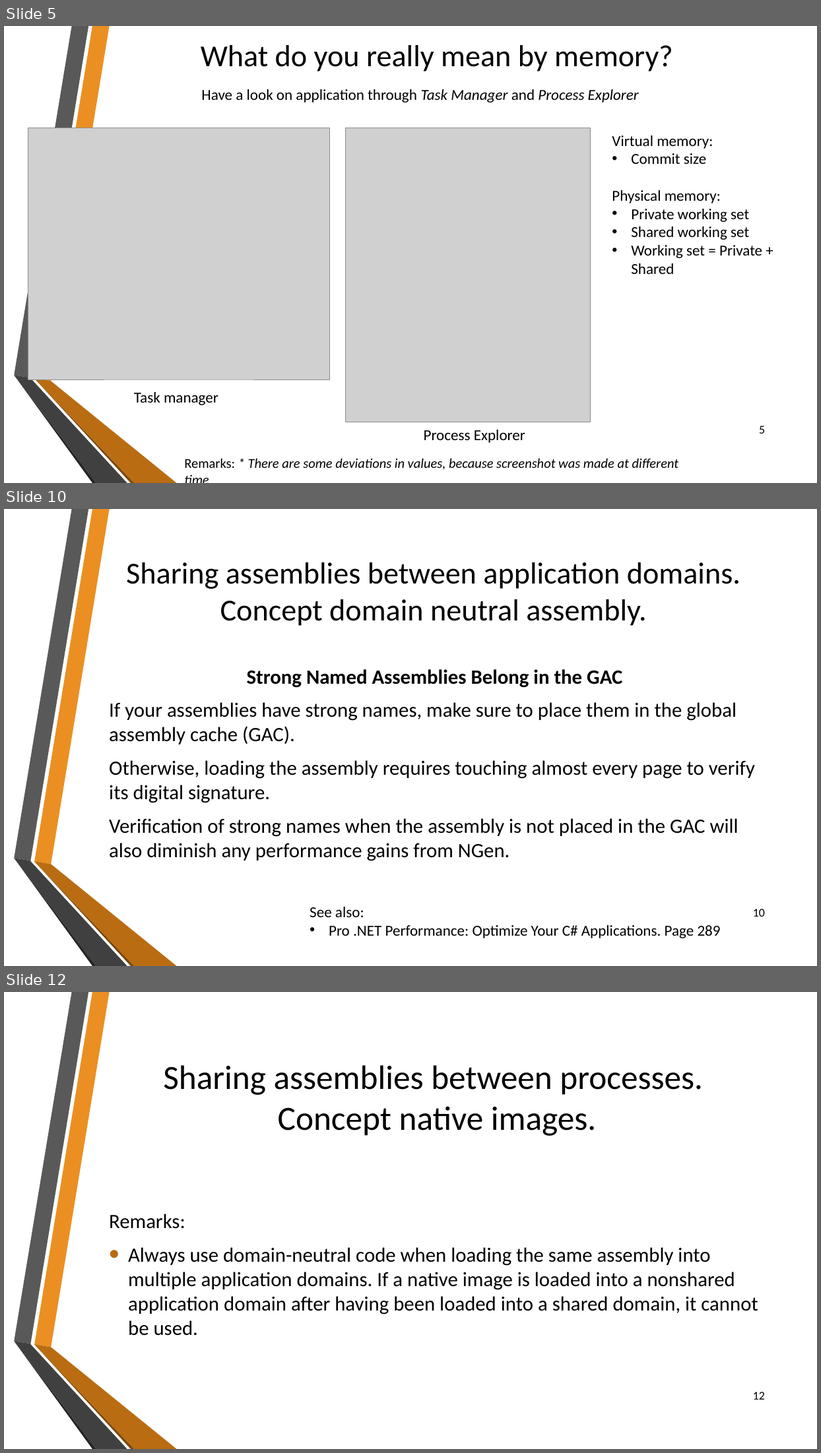
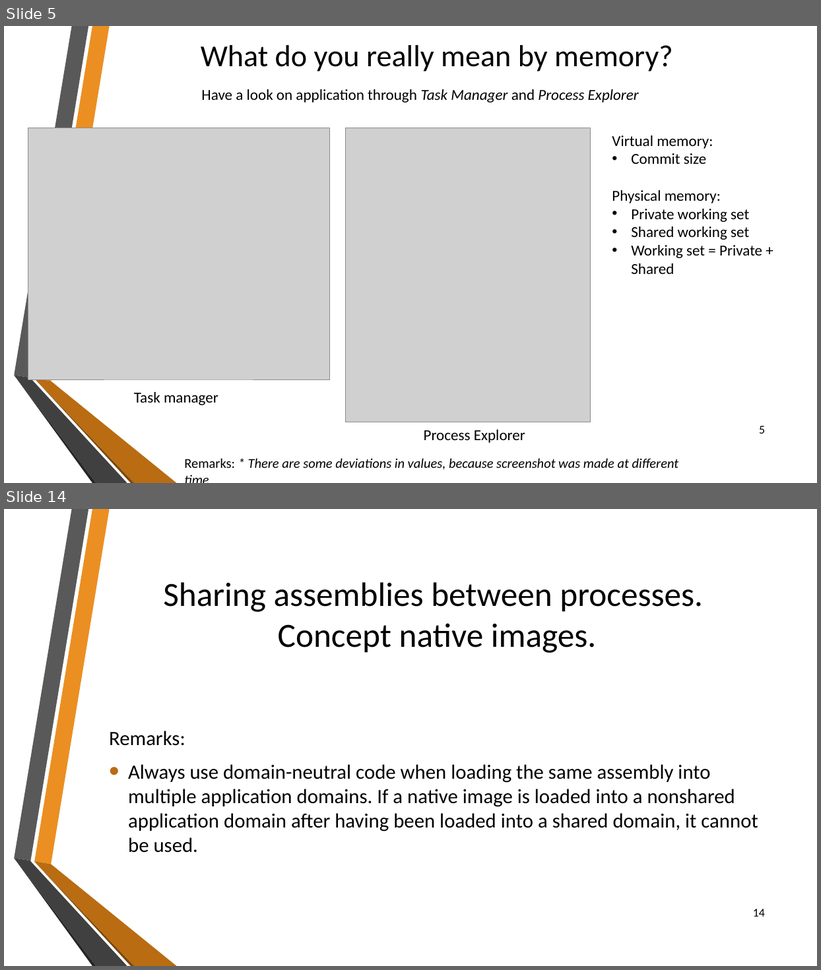
Before and after one commit to sflusov/IISSharingAssemblies, a slide deck: presentation/Sharing common assemblies.pptx. Shown one above the other, each under a label of ours: slides 5, 10 and 12 before the commit, slides 5 and 14 after it; the slides between them are not shown. The pictures are 821x1453 and 821x970 pixels, drawn with LibreOffice and Linux fonts; fonts in the diff are those of the drawing; grey boxes stand for pictures; background and template pictures are left out. Boxes give left, top, right and bottom in pixels: in the first picture for what was removed or moved away, otherwise in the second. Text is boxed around its words. In the diff, an @@ line names an element or a change of style, - is before the commit and + after.

```diff
--- a/presentation/Sharing common assemblies.pptx
+++ b/presentation/Sharing common assemblies.pptx
@@ slide 10 removed at [4, 509, 817, 966], background picture (left out); not listed: 6 template elements that a slide beside it also shows @@
@@ title removed at [126, 562, 741, 626] @@
-Sharing assemblies between application domains.
-Concept domain neutral assembly.
@@ text removed at [109, 669, 755, 861] @@
-Strong Named Assemblies Belong in the GAC
-If your assemblies have strong names, make sure to place them in the global assembly cache (GAC).
-Otherwise, loading the assembly requires touching almost every page to verify its digital signature.
-Verification of strong names when the assembly is not placed in the GAC will also diminish any performance gains from NGen.
@@ text removed at [310, 907, 721, 939] @@
-See also:
-• Pro .NET Performance: Optimize Your C# Applications. Page 289
@@ page number removed at [753, 909, 765, 917] @@
-10
@@ what was slide 12 is now slide 14 @@
@@ page number at [753, 909, 765, 917]: text changed @@
-12
+14
```
Also in this commit, not shown: 5 slides changed, 3 slides added.
